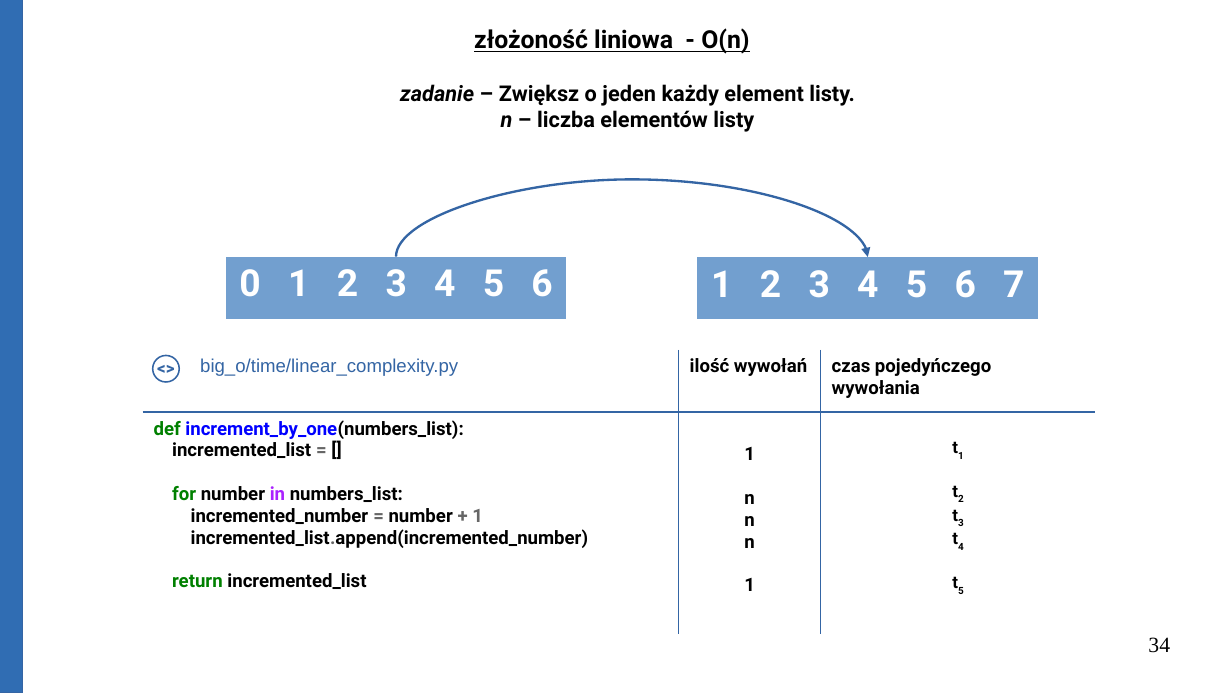
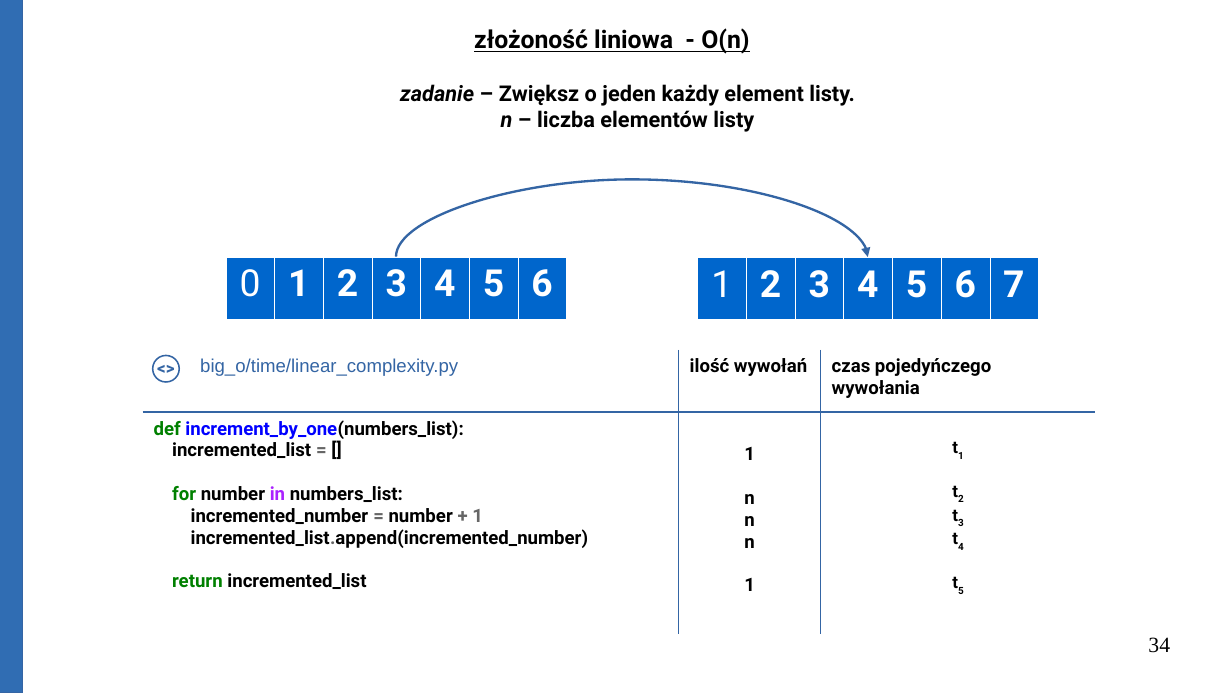
Before and after one commit to Michael-Wisniewski/algorithmic-workshop, a slide deck: slide 34 of gotowa.odp. Drawn at 1232x693 pixels with LibreOffice and Linux fonts; fonts in the diff are those of the drawing. Boxes give left, top, right and bottom in pixels: in the first picture for what was removed or moved away, otherwise in the second. Text is boxed around its words. In the diff, an @@ line names an element or a change of style, - is before the commit and + after.

```diff
--- a/gotowa.odp
+++ b/gotowa.odp
@@ table at <box>226,257,569,315</box> @@
@@ fill #729FCF to #0066CC in row 1 @@
@@ bold off in "0" @@
@@ borders changed @@
@@ table at <box>698,257,1041,315</box> @@
@@ fill #729FCF to #0066CC in row 1 @@
@@ bold off in "1" @@
@@ borders changed @@
```
Also in this commit, not shown: 6 other slides changed, 10 slides added, 5 other files.
